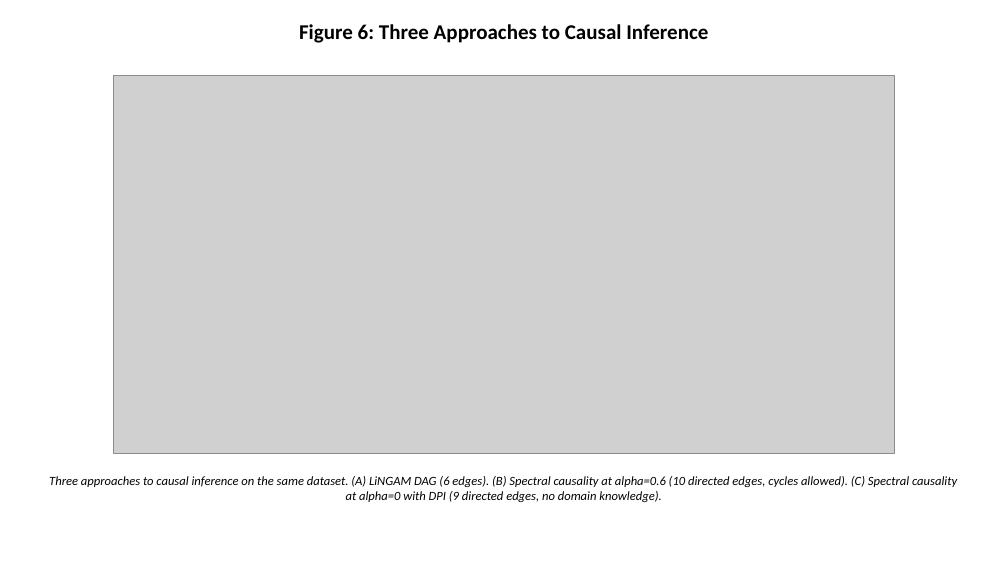
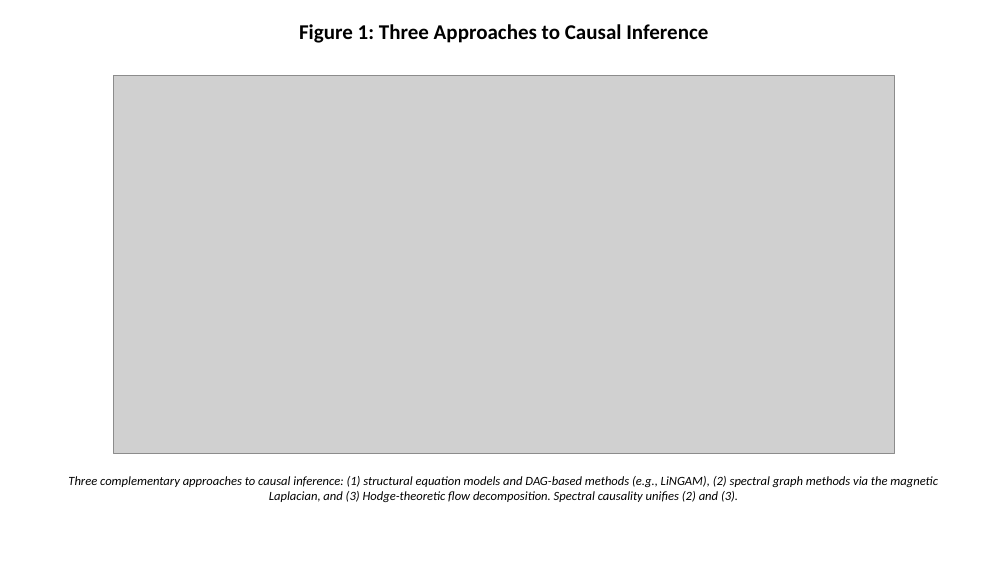
Before and after one commit to bougtoir/kotha-rct-decomposition, a slide deck: slide 1 of spectral-causality-jmlr/spectral_causality_figures.pptx (slide 6 before the commit). Drawn at 1008x567 pixels with LibreOffice and Linux fonts; fonts in the diff are those of the drawing; grey boxes stand for pictures. Boxes give left, top, right and bottom in pixels: in the first picture for what was removed or moved away, otherwise in the second. Text is boxed around its words. In the diff, an @@ line names an element or a change of style, - is before the commit and + after.

```diff
--- a/spectral-causality-jmlr/spectral_causality_figures.pptx
+++ b/spectral-causality-jmlr/spectral_causality_figures.pptx
@@ text at (299, 24, 708, 43): text changed @@
-Figure 6: Three Approaches to Causal Inference
+Figure 1: Three Approaches to Causal Inference
@@ text at (68, 476, 938, 502): text changed @@
-Three approaches to causal inference on the same dataset. (A) LiNGAM DAG (6 edges). (B) Spectral causality at alpha=0.6 (10 directed edges, cycles allowed). (C) Spectral causality at alpha=0 with DPI (9 directed edges, no domain knowledge).
+Three complementary approaches to causal inference: (1) structural equation models and DAG-based methods (e.g., LiNGAM), (2) spectral graph methods via the magnetic Laplacian, and (3) Hodge-theoretic flow decomposition. Spectral causality unifies (2) and (3).
```
Also in this commit, not shown: 1 other slide changed, 5 slides removed, 21 other files.
